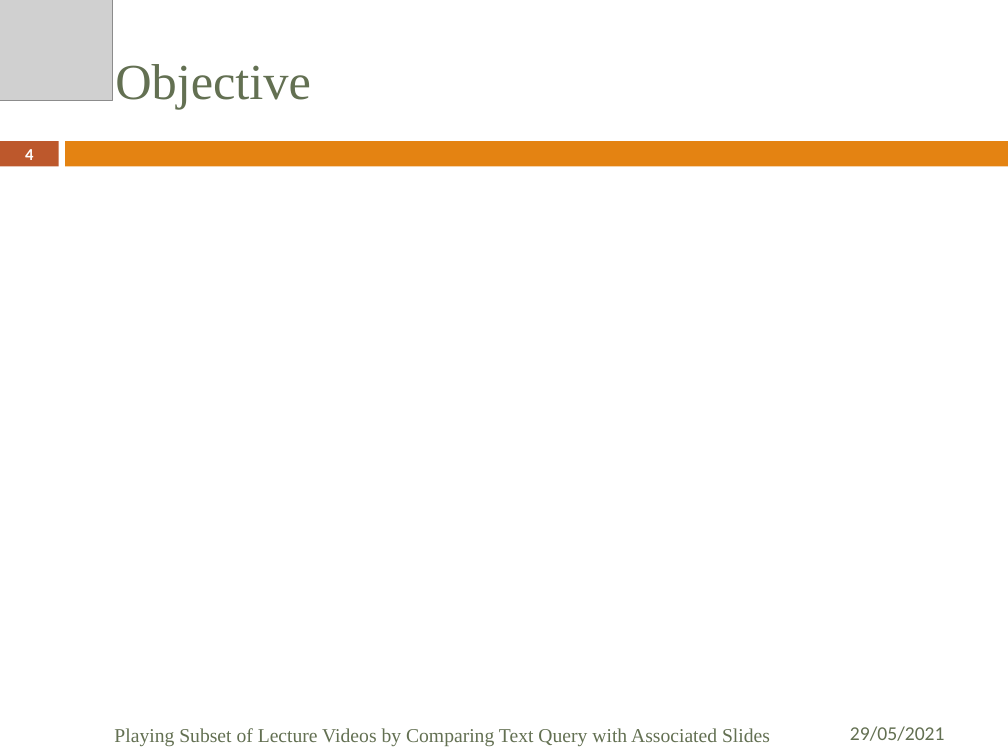
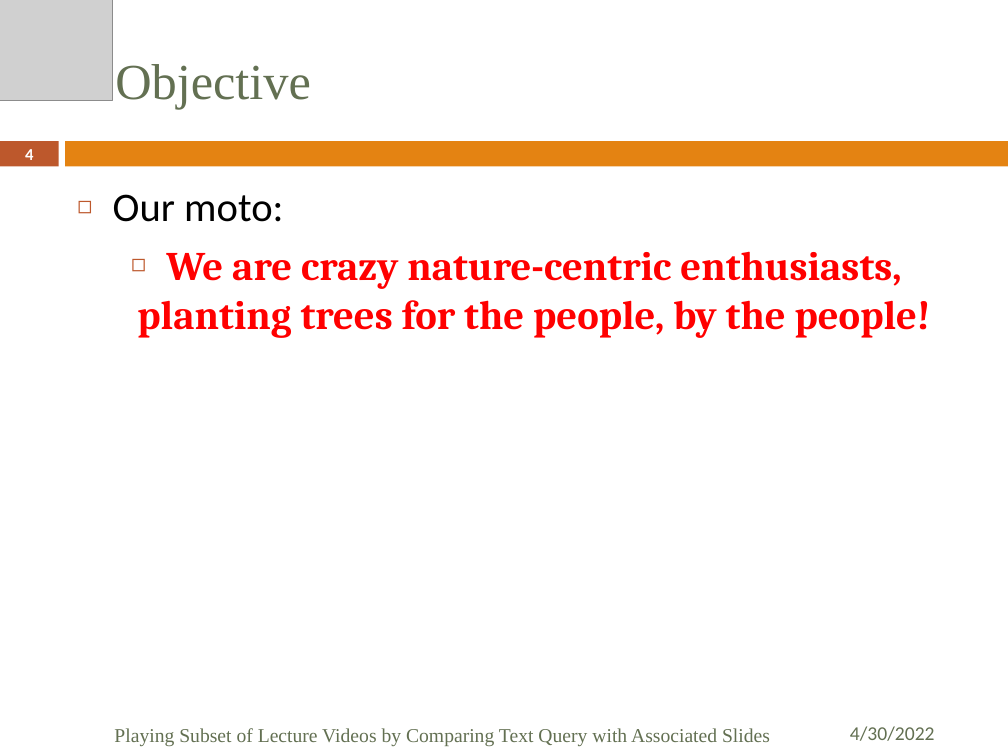
Before and after one commit to Suraj1089/Tree_Plantation, a slide deck: slide 4 of PBL Presentation Format.pptx. Drawn at 1008x756 pixels with LibreOffice and Linux fonts; fonts in the diff are those of the drawing; grey boxes stand for pictures. Boxes give left, top, right and bottom in pixels: in the first picture for what was removed or moved away, otherwise in the second. Text is boxed around its words. In the diff, an @@ line names an element or a change of style, - is before the commit and + after.

```diff
--- a/PBL Presentation Format.pptx
+++ b/PBL Presentation Format.pptx
@@ text added at [113, 194, 931, 338], 29 pt, text #FF0000, bold @@
+◻ Our moto:
+◻ We are crazy nature-centric enthusiasts,
+  planting trees for the people, by the people!
@@ text at [850, 726, 935, 741]: text changed @@
-29/05/2021
+4/30/2022
```
Also in this commit, not shown: 12 other slides changed.
